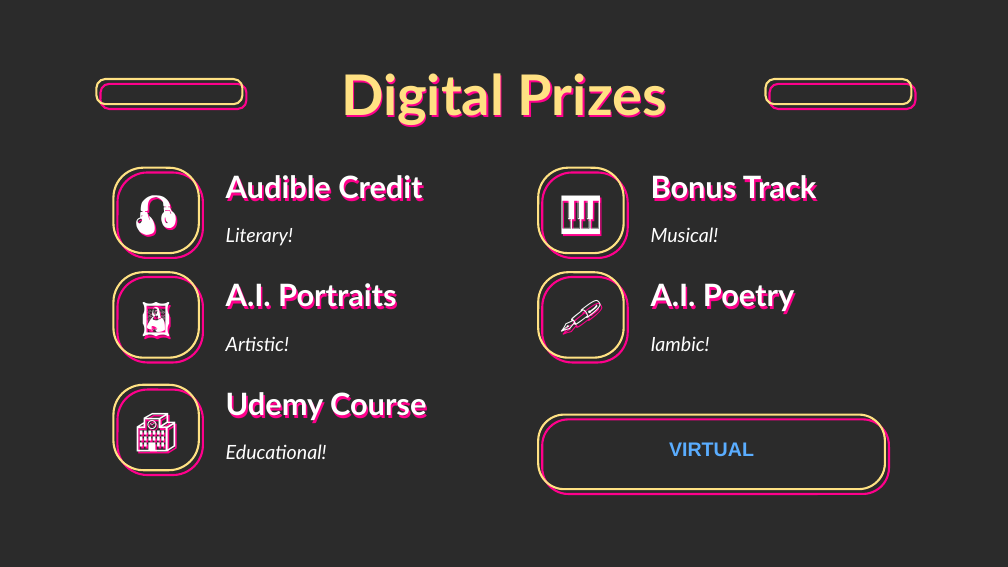
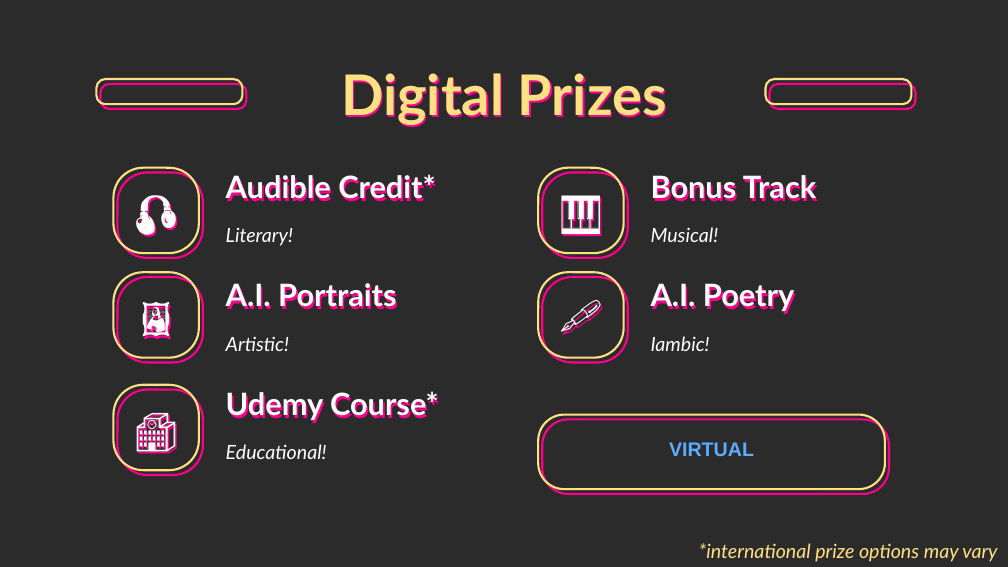
Before and after one commit to hylandtechoutreach/hackathon, a slide deck: slide 4 of MainEvents/Prizes.pptx. Drawn at 1008x567 pixels with LibreOffice and Linux fonts; fonts in the diff are those of the drawing; background and template pictures are left out; a plain dark background stands for a picture behind light text. Boxes give left, top, right and bottom in pixels: in the first picture for what was removed or moved away, otherwise in the second. Text is boxed around its words. In the diff, an @@ line names an element or a change of style, - is before the commit and + after.

Commit message:
international prizes

```diff
--- a/MainEvents/Prizes.pptx
+++ b/MainEvents/Prizes.pptx
@@ title at [226, 174, 435, 202]: text changed @@
-Audible Credit
+Audible Credit*
@@ title at [226, 391, 439, 421]: text changed @@
-Udemy Course
+Udemy Course*
@@ text added at [699, 543, 997, 562], 14 pt, text #FFE183, italic @@
+*international prize options may vary
```
Also in this commit, not shown: 2 other slides changed.
